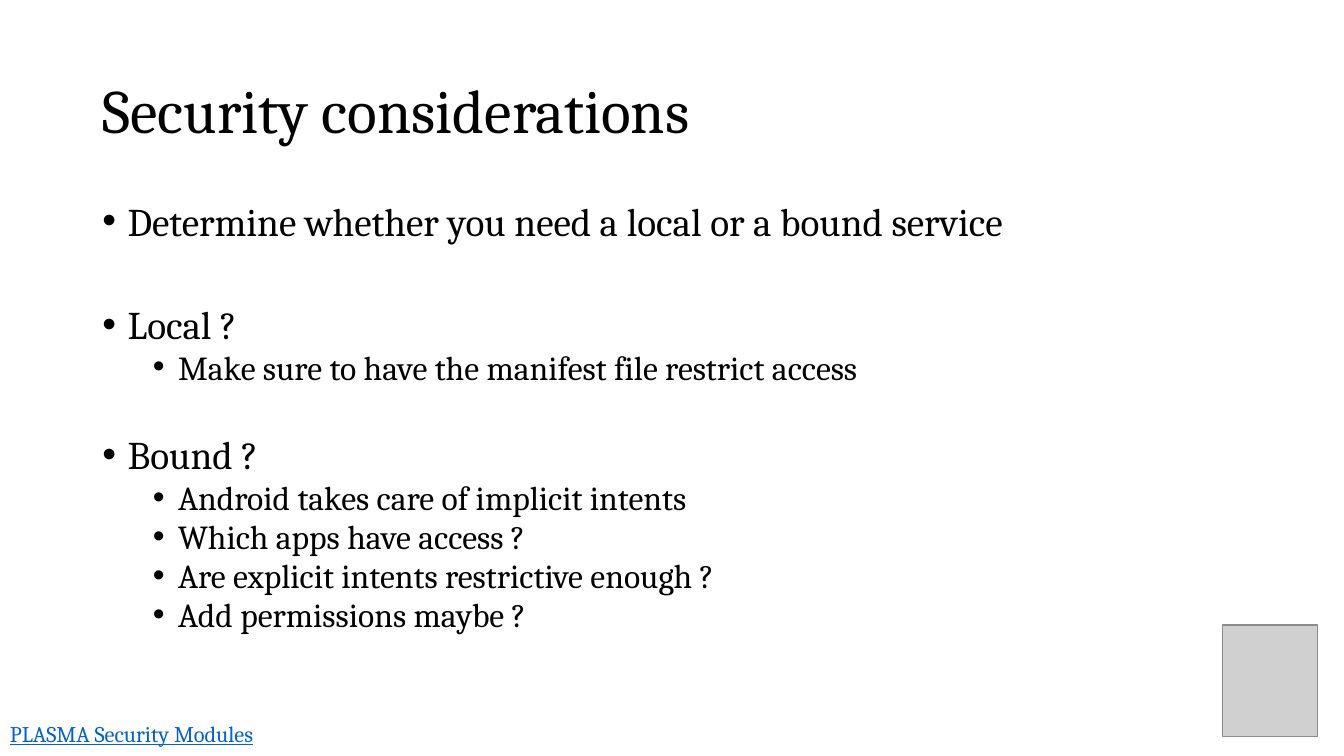
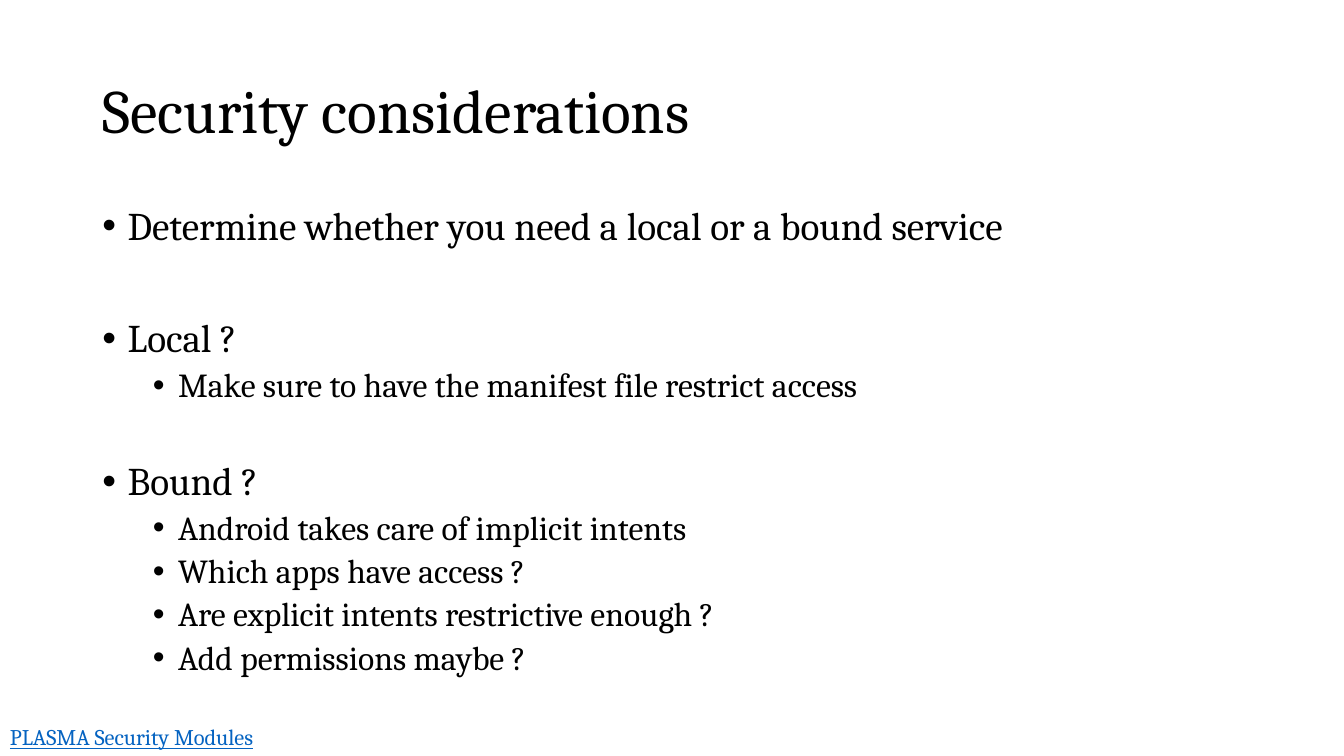
Before and after one commit to dan7800/VulnerableAndroidAppOracle, a slide deck: slide 7 of Vulnerabilities/Services/Services_Android.pptx. Drawn at 1344x756 pixels with LibreOffice and Linux fonts; fonts in the diff are those of the drawing; grey boxes stand for pictures; background and template pictures are left out. Boxes give left, top, right and bottom in pixels: in the first picture for what was removed or moved away, otherwise in the second. Text is boxed around its words. In the diff, an @@ line names an element or a change of style, - is before the commit and + after.

Commit message:
Added slides for the Vulnerabilities - Actviity Access and Intents Updated the Services presentation to add the transparent bot logo

```diff
--- a/Vulnerabilities/Services/Services_Android.pptx
+++ b/Vulnerabilities/Services/Services_Android.pptx
@@ text "Determine whether you need a ..." at (x1=128, y1=212, x2=1003, y2=678): line spacing 0.8 to 0.9 @@
@@ picture removed at (x1=1223, y1=625, x2=1318, y2=737) @@
@@ text removed at (x1=10, y1=726, x2=253, y2=747) @@
-PLASMA Security Modules
@@ text added at (x1=10, y1=729, x2=253, y2=750), 16 pt, text #0563C1, underline @@
+PLASMA Security Modules
```
Also in this commit, not shown: 7 other slides changed, 2 other files.
